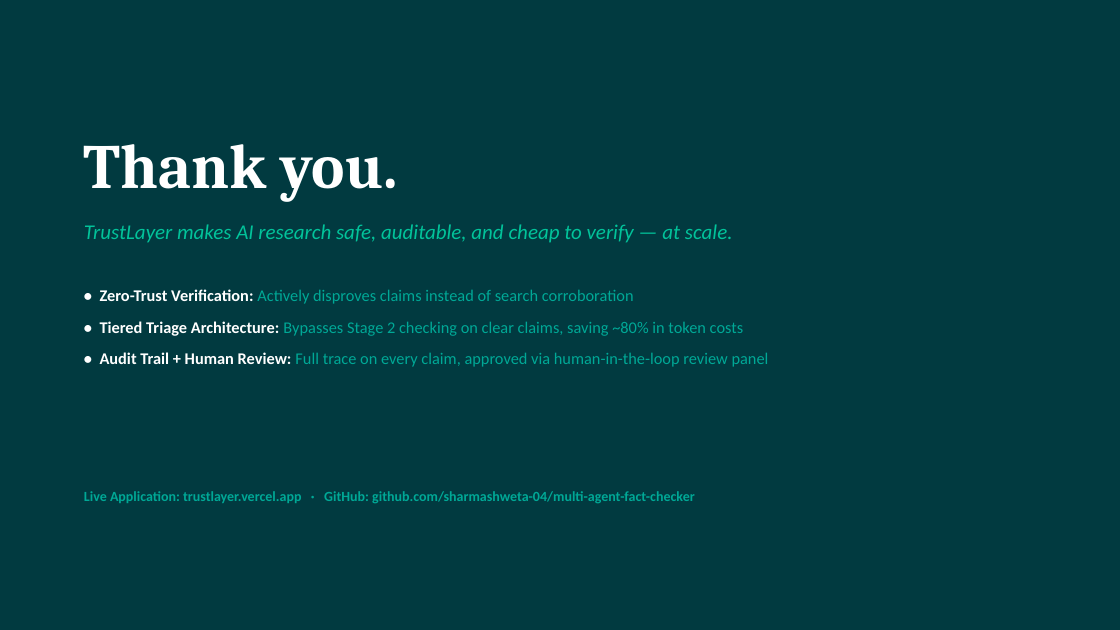
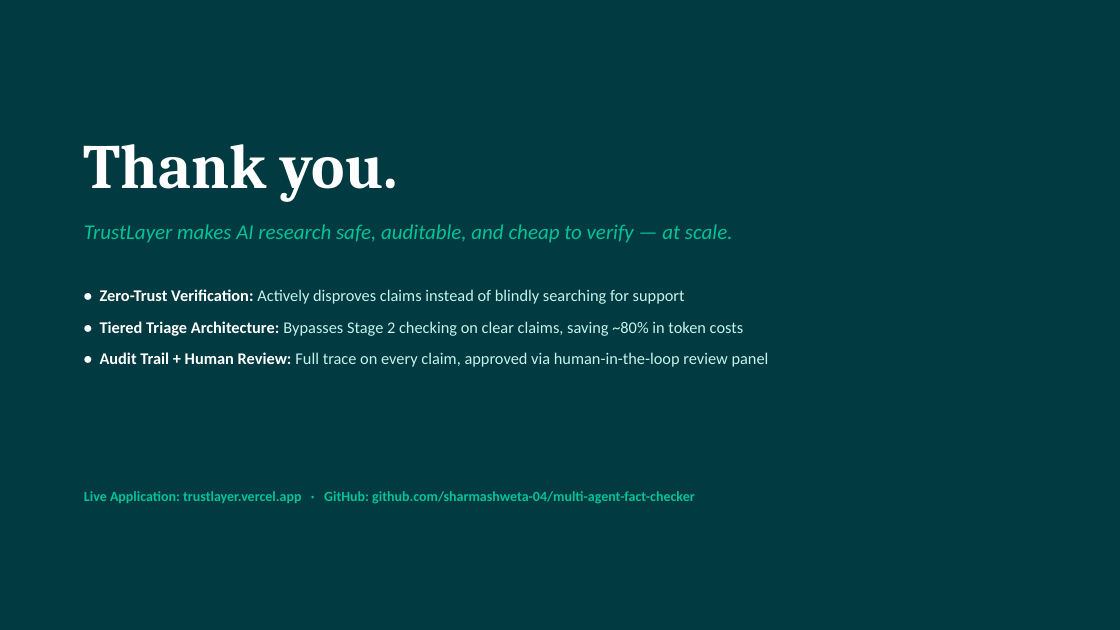
Before and after one commit to priya-patel-dev/innovahack, a slide deck: slide 7 of TrustLayer_Pitch_Deck.pptx. Drawn at 1120x630 pixels with LibreOffice and Linux fonts; fonts in the diff are those of the drawing. Boxes give left, top, right and bottom in pixels: in the first picture for what was removed or moved away, otherwise in the second. Text is boxed around its words. In the diff, an @@ line names an element or a change of style, - is before the commit and + after.

Commit message:
Update presentation styling with 3D design and higher text contrast

```diff
--- a/TrustLayer_Pitch_Deck.pptx
+++ b/TrustLayer_Pitch_Deck.pptx
@@ text at [100,289,685,304]: text changed; text colour #00A896 to #C8F2EC @@
-• Zero-Trust Verification: Actively disproves claims instead of search corroboration
+• Zero-Trust Verification: Actively disproves claims instead of blindly searching for support
@@ text at [100,321,769,367]: text colour #00A896 to #C8F2EC in "Bypasses Stage 2 checking on clear claims, ...", "Full trace on every claim, approved via ..." @@
@@ text "Live Application: trustlayer.vercel.app · GitHub: ..." at [84,491,695,504]: text colour #00A896 to #02C39A @@
```
Also in this commit, not shown: 6 other slides changed, 7 other files.
